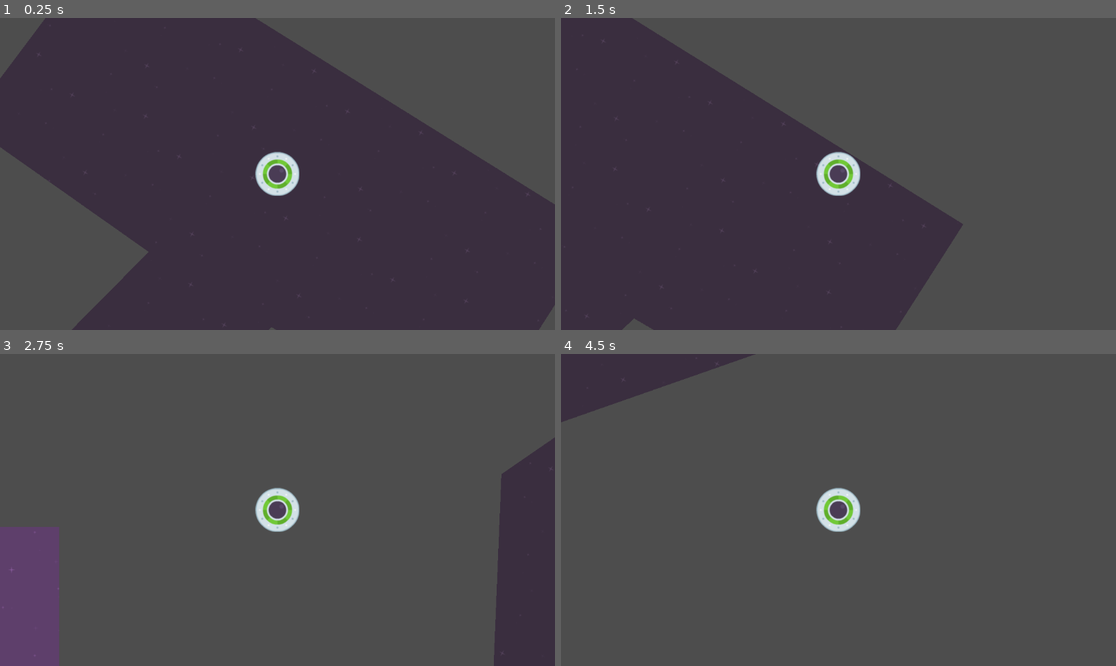
Above: before the commit, frames 1-4 (two rows, left to right).
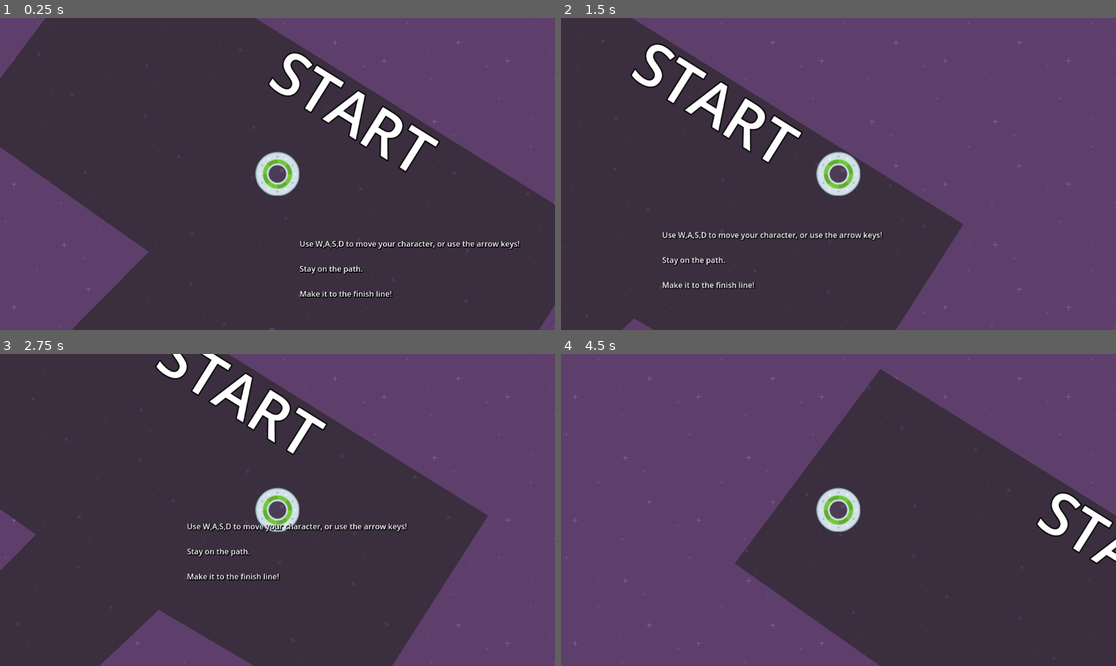
Above: after the commit, the same moments.

Repository: BrockPaperScissors/speedysaucer
Game: Godot game, scene res://scenes/level_1.tscn
The game is run twice, just before and just after one commit, with the same random seed, the same clock (stepped at 60 frames per second) and the same inputs.
Inputs:
- Up to frame 1 (0.25 s): no input
- Up to frame 2 (1.5 s): tap Enter at 0.5 s; hold D (move_right) 0.53-1.28 s; hold S (move_down) from 1.28 s (still down)
- Up to frame 3 (2.75 s): release S (move_down) at 2.03 s; hold D (move_right) from 2.03 s (still down)
- Up to frame 4 (4.5 s): release D (move_right) at 2.78 s; hold W (move_up) 2.78-3.53 s; hold A (move_left) from 3.53 s (still down)

The runs differ from the first frame. In frame 1, 30% of the frame differs, in the area x 0-100%, y 0-100%; in frame 2, 53%; in frame 3, 98%; in frame 4, 99%.

Commit message:
added UI text, game reset when player exits boundaries

Diff:
--- a/scenes/level_1.tscn
+++ b/scenes/level_1.tscn
@@ -1,22 +1,76 @@
-[gd_scene load_steps=5 format=3 uid="uid://4onitqfsdb7w"]
+[gd_scene load_steps=7 format=3 uid="uid://4onitqfsdb7w"]
 
 [ext_resource type="Script" path="res://scripts/level.gd" id="1_2pgwj"]
 [ext_resource type="Texture2D" uid="uid://bf48ygplgiqn2" path="res://assets/purple.png" id="1_44hqa"]
 [ext_resource type="PackedScene" uid="uid://cpc0u1ngpst86" path="res://scenes/player.tscn" id="2_76xns"]
 [ext_resource type="PackedScene" uid="uid://beengof23xu1y" path="res://scenes/maze.tscn" id="4_lto0s"]
 
+[sub_resource type="LabelSettings" id="LabelSettings_mebdw"]
+font_size = 124
+outline_size = 10
+outline_color = Color(0, 0, 0, 1)
+
+[sub_resource type="LabelSettings" id="LabelSettings_4dx6e"]
+shadow_size = 4
+shadow_color = Color(0, 0, 0, 1)
+
 [node name="Level1" type="Node2D"]
 script = ExtResource("1_2pgwj")
 
-[node name="Background" type="TextureRect" parent="."]
+[node name="Graphics" type="Node" parent="."]
+
+[node name="CanvasLayer" type="CanvasLayer" parent="Graphics"]
+layer = -20
+
+[node name="Background" type="TextureRect" parent="Graphics/CanvasLayer"]
 z_index = -100
-offset_right = 1152.0
-offset_bottom = 648.0
+anchors_preset = 15
+anchor_right = 1.0
+anchor_bottom = 1.0
+grow_horizontal = 2
+grow_vertical = 2
 texture = ExtResource("1_44hqa")
 stretch_mode = 1
+
+[node name="START" type="Label" parent="Graphics"]
+z_index = -5
+offset_left = 172.0
+offset_top = -1093.0
+offset_right = 541.0
+offset_bottom = -923.0
+rotation = 0.557665
+text = "START
+"
+label_settings = SubResource("LabelSettings_mebdw")
+
+[node name="FINISH" type="Label" parent="Graphics"]
+z_index = -5
+offset_left = 5887.0
+offset_top = -1220.0
+offset_right = 6287.0
+offset_bottom = -1050.0
+rotation = 0.523598
+text = "FINISH
+"
+label_settings = SubResource("LabelSettings_mebdw")
+
+[node name="Rules" type="Label" parent="Graphics"]
+offset_left = 172.0
+offset_top = -660.0
+offset_right = 629.0
+offset_bottom = -533.0
+text = "Use W,A,S,D to move your character, or use the arrow keys!
+
+Stay on the path.
+
+Make it to the finish line!"
+label_settings = SubResource("LabelSettings_4dx6e")
 
 [node name="Player" parent="." instance=ExtResource("2_76xns")]
 position = Vector2(126, -793)
 
 [node name="Maze" parent="." instance=ExtResource("4_lto0s")]
 z_index = -10
+
+[connection signal="body_entered" from="Maze" to="." method="_on_maze_body_entered"]
+[connection signal="body_exited" from="Maze" to="." method="_on_maze_body_exited"]
--- a/scenes/player.tscn
+++ b/scenes/player.tscn
@@ -4,6 +4,7 @@
 [ext_resource type="Script" path="res://scripts/player.gd" id="1_w3118"]
 
 [sub_resource type="CircleShape2D" id="CircleShape2D_52ped"]
+radius = 5.11555
 
 [node name="Player" type="RigidBody2D"]
 position = Vector2(576, 323)
--- a/scripts/level.gd
+++ b/scripts/level.gd
@@ -4,3 +4,7 @@
 # Called when the node enters the scene tree for the first time.
 func _ready():
 	print("Hello World")
+
+
+func _on_maze_body_exited(body):
+	get_tree().reload_current_scene()
